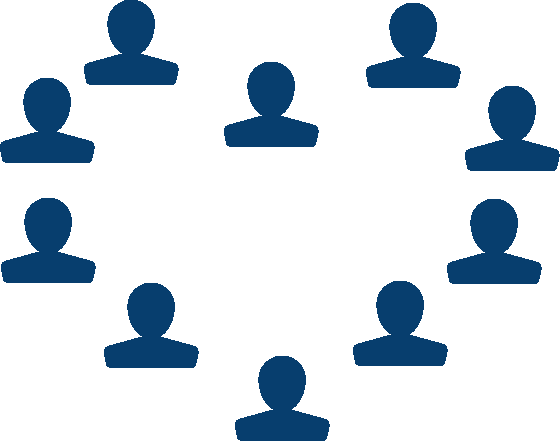
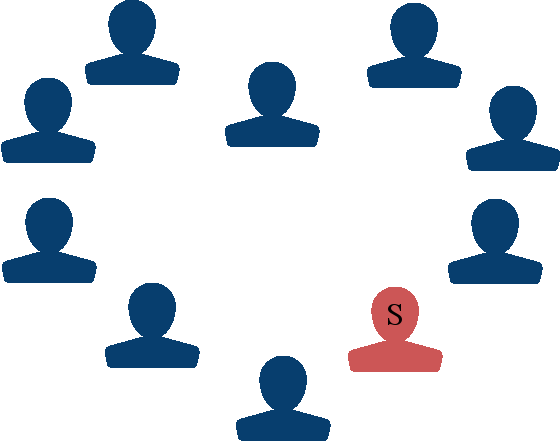
Comparing the layer stacks of the two w=560, h=441 images. Changes:
added layer "sherry.png" above "person.png" over [348, 287, 443, 372]
painted on "person.png" over [0, 0, 560, 441]
